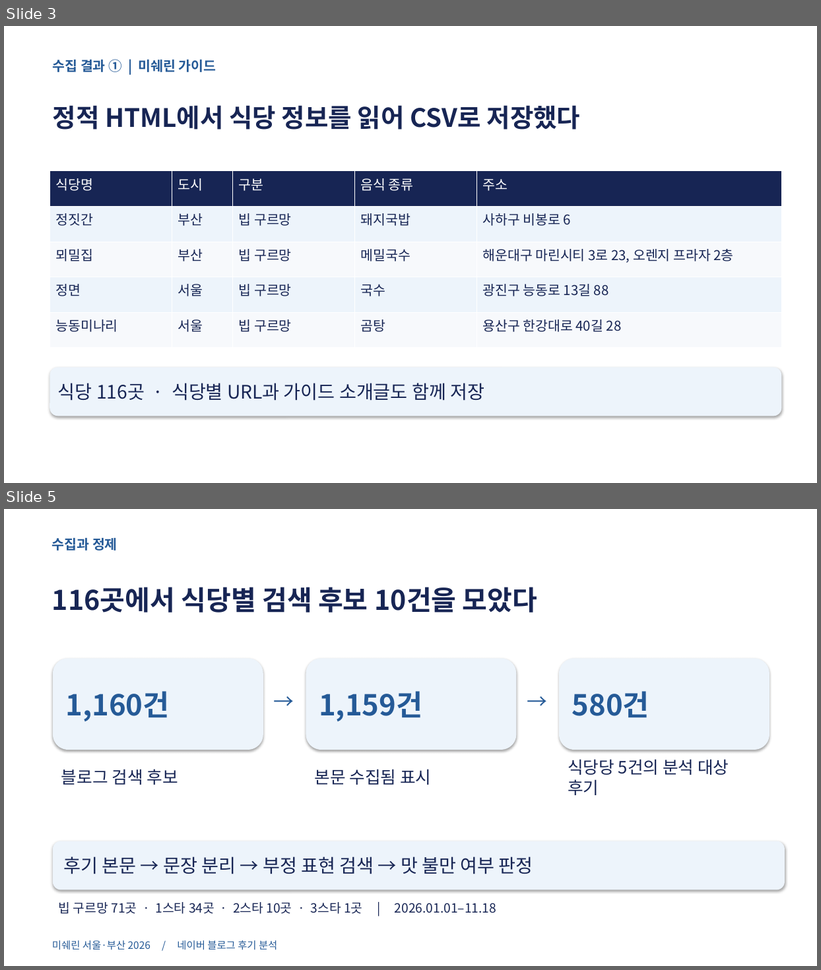
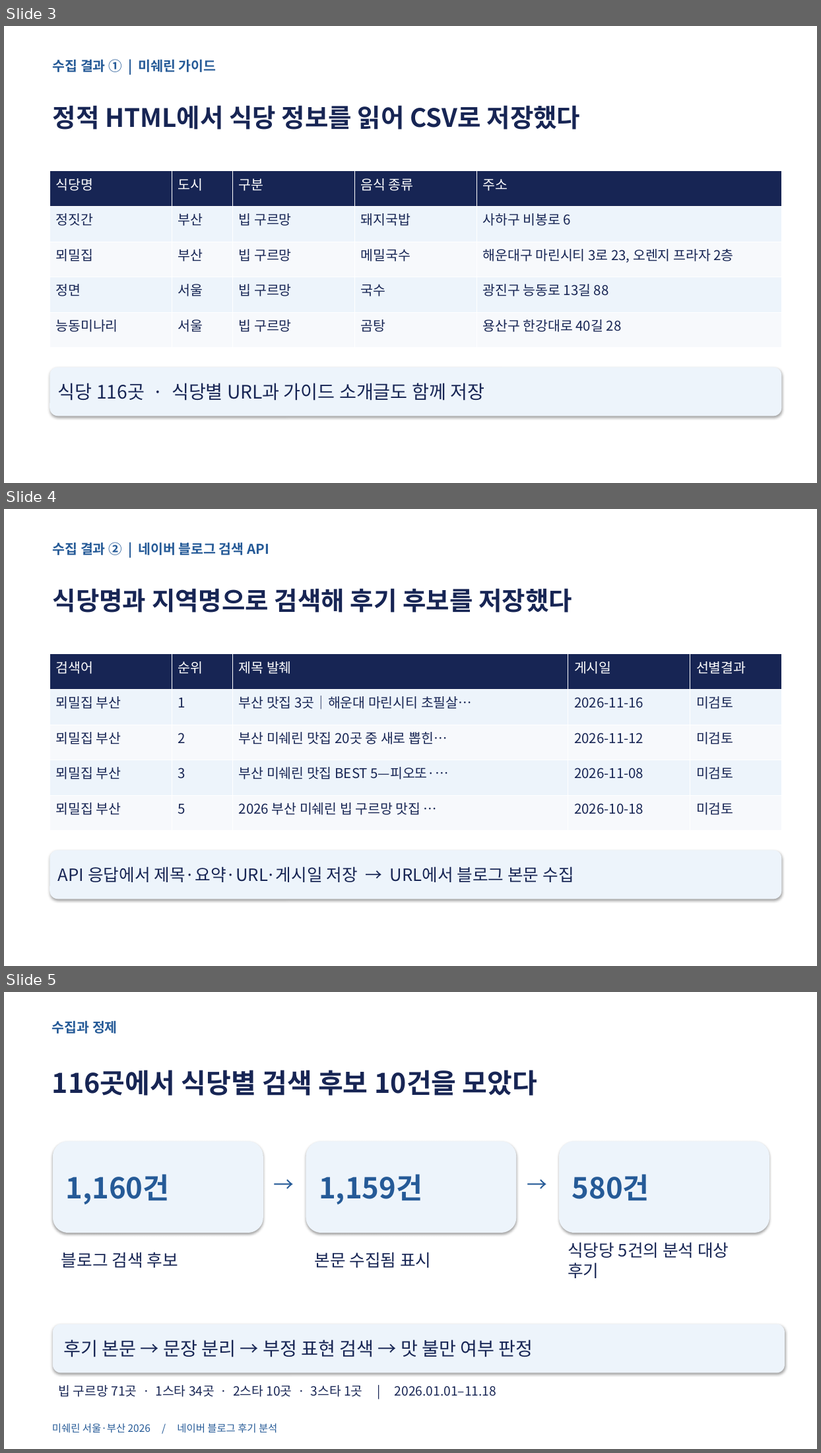
Before and after one commit to taeuk-kim-01/michelin_review_analysis, a slide deck: Michelin_Final.pptx. Shown one above the other, each under a label of ours: slides 3 and 5 before the commit, slides 3, 4 and 5 after it; the slides between them are not shown. The pictures are 821x970 and 821x1453 pixels, drawn with LibreOffice and Linux fonts; fonts in the diff are those of the drawing. Boxes give left, top, right and bottom in pixels: in the first picture for what was removed or moved away, otherwise in the second. Text is boxed around its words. In the diff, an @@ line names an element or a change of style, - is before the commit and + after.

```diff
--- a/Michelin_Final.pptx
+++ b/Michelin_Final.pptx
@@ slide 4 added at (4,509,817,966), background #FFFFFF @@
@@ text added at (53,542,269,555), 16 pt, text #255A97, bold @@
+수집 결과 ② | 네이버 블로그 검색 API
@@ text added at (53,588,572,613), 30 pt, text #172554, bold @@
+식당명과 지역명으로 검색해 후기 후보를 저장했다
@@ table added at (50,654,781,831), 5 rows, 5 columns @@
+검색어 | 순위 | 제목 발췌 | 게시일 | 선별결과
+뫼밀집 부산 | 1 | 부산 맛집 3곳｜해운대 마린시티 초필살… | 2026-11-16 | 미검토
+뫼밀집 부산 | 2 | 부산 미쉐린 맛집 20곳 중 새로 뽑힌… | 2026-11-12 | 미검토
+뫼밀집 부산 | 3 | 부산 미쉐린 맛집 BEST 5—피오또·… | 2026-11-08 | 미검토
+뫼밀집 부산 | 5 | 2026 부산 미쉐린 빕 구르망 맛집 … | 2026-10-18 | 미검토
@@ rounded rectangle added at (50,851,781,900), fill #EDF4FB, 20 pt, text #172554 @@
+API 응답에서 제목·요약·URL·게시일 저장 → URL에서 블로그 본문 수집
```
Also in this commit, not shown: 3 slides changed.
